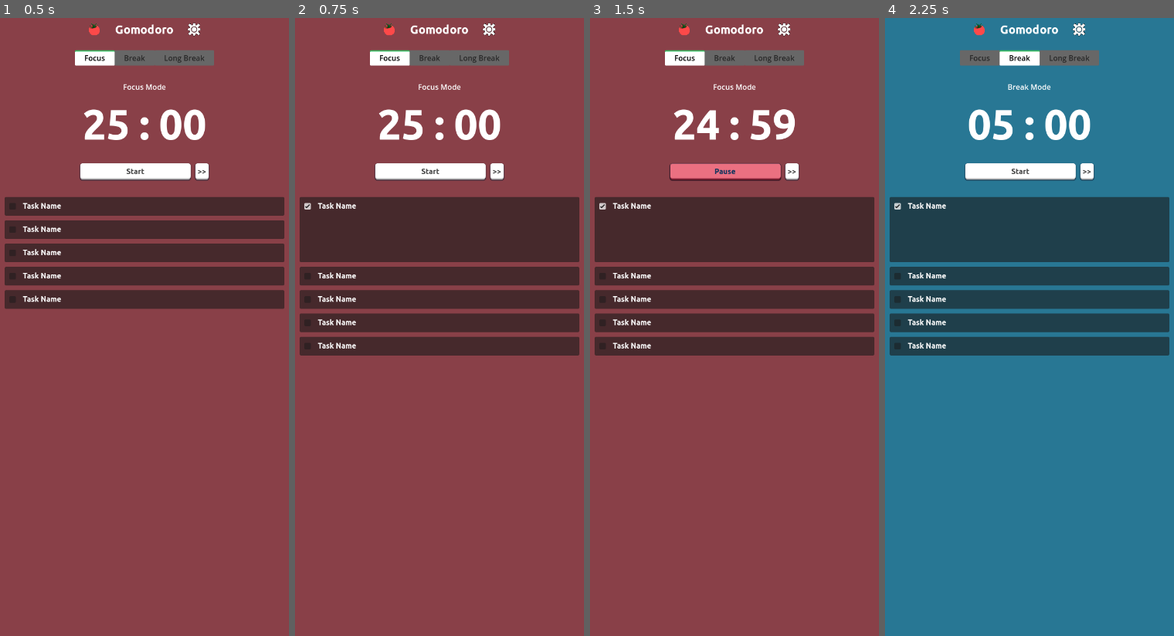
Above: before the commit, frames 1-4 (left to right).
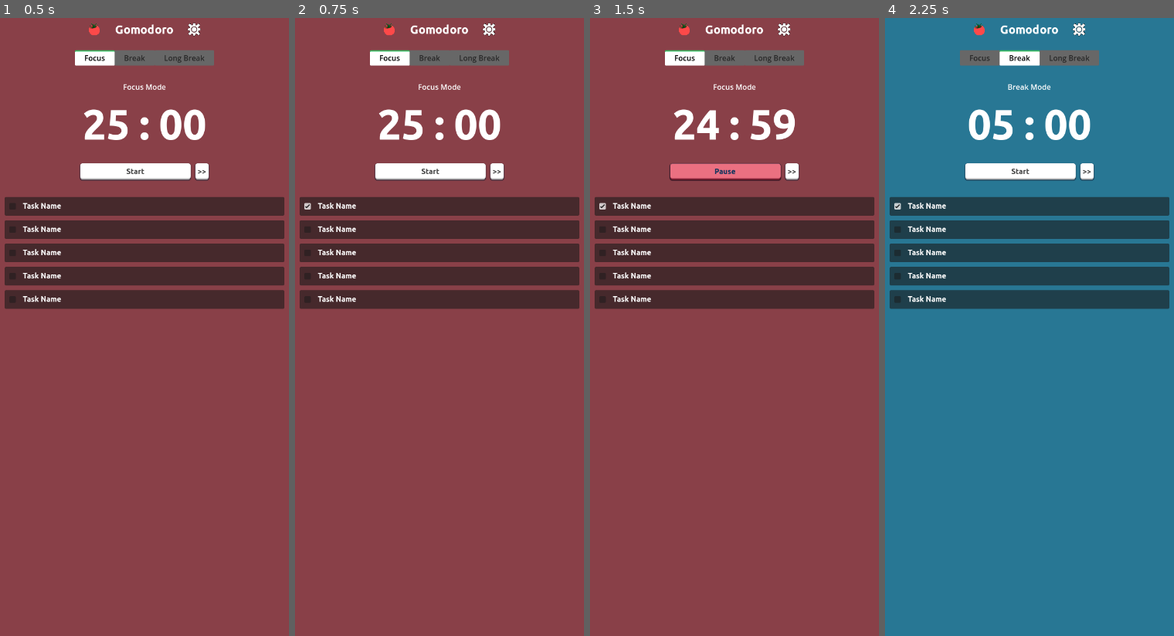
Above: after the commit, the same moments.

Repository: trubusoft/gomodoro
Game: Godot game, scene res://scenes/gomodoro.tscn
Same seed, same stepped clock (60 frames per second), same inputs: the game is played once before the commit and once after it.
Inputs (mouse positions are in pixels of both pictures, inside the frame that each line leads up to):
- Up to frame 1 (0.5 s): no input
- Up to frame 2 (0.75 s): click (306, 203) at 0.52 s
- Up to frame 3 (1.5 s): click "Start" at 1.25 s
- Up to frame 4 (2.25 s): click ">>" at 2 s

Frame 1 is identical in both runs. In frame 2, 7.5% of the frame differs, in the area x 1-99%, y 31-55%; in frame 3, 7.5%; in frame 4, 7.6%.

Commit message:
Update Task to toggle panel expansion based on user click

Diff:
--- a/scenes/task.gd
+++ b/scenes/task.gd
@@ -10,14 +10,17 @@
 @onready var check_box = %CheckBox
 
 
+var is_panel_expanded = false
 var grow_size = 100
 
 
-func toggle_expand_panel(toggled_on: bool):
-	if toggled_on:
+func toggle_expand_panel():
+	if is_panel_expanded == false:
+		is_panel_expanded = true
 		task.custom_minimum_size.y += grow_size
 		panel.size.y += grow_size
-	else:
+	elif is_panel_expanded == true:
+		is_panel_expanded = false
 		task.custom_minimum_size.y -= grow_size
 		panel.size.y -= grow_size
 
@@ -30,6 +33,16 @@
 	pass
 
 
+func is_click(event) -> bool:
+	if event is InputEventMouseButton and event.button_index == 1 and event.pressed == true:
+		return true
+	return false
+
+
 func _on_check_box_toggled(toggled_on):
 	toggle_check.emit(toggled_on)
-	toggle_expand_panel(toggled_on)
+
+
+func _on_panel_gui_input(event):
+	if is_click(event):
+		toggle_expand_panel()
--- a/scenes/task.tscn
+++ b/scenes/task.tscn
@@ -46,4 +46,5 @@
 layout_mode = 2
 text = "Task Name"
 
+[connection signal="gui_input" from="Panel" to="." method="_on_panel_gui_input"]
 [connection signal="toggled" from="Panel/MarginContainer/HBoxContainer/CheckBox" to="." method="_on_check_box_toggled"]
